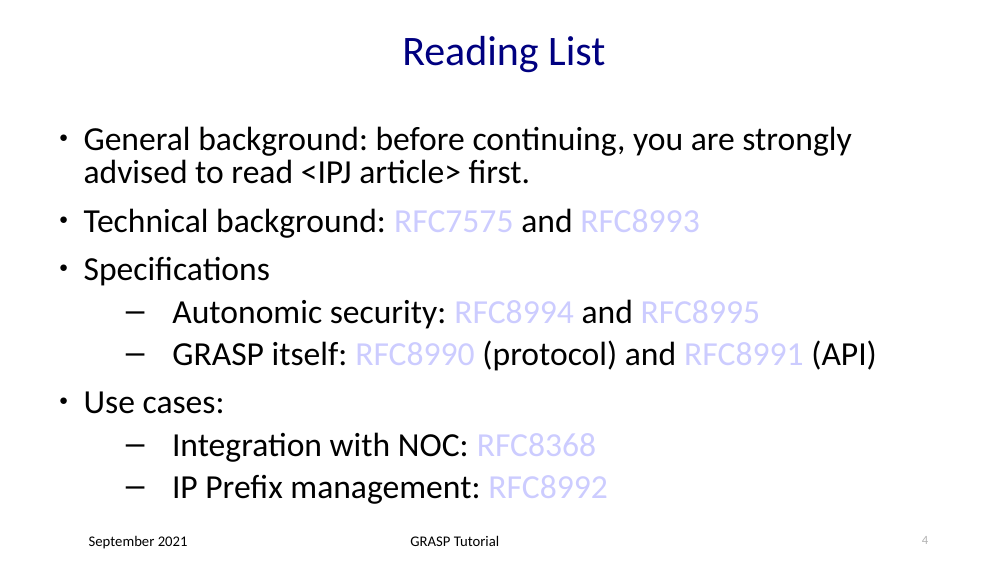
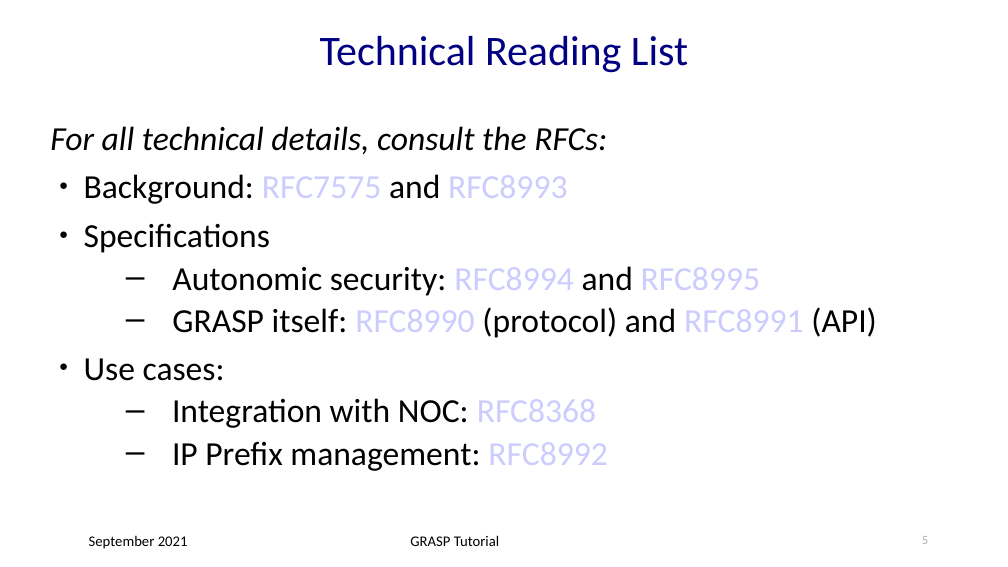
Before and after one commit to becarpenter/graspdoc, a slide deck: slide 5 of GRASP-tutorial.ppt (slide 4 before the commit). Drawn at 1008x567 pixels with LibreOffice and Linux fonts; fonts in the diff are those of the drawing. Boxes give left, top, right and bottom in pixels: in the first picture for what was removed or moved away, otherwise in the second. Text is boxed around its words. In the diff, an @@ line names an element or a change of style, - is before the commit and + after.

```diff
--- a/GRASP-tutorial.ppt
+++ b/GRASP-tutorial.ppt
@@ title at bbox=[320, 36, 688, 73]: text changed @@
-Reading List
+Technical Reading List
@@ text at bbox=[50, 126, 607, 204]: text changed; italic on @@
-● General background: before continuing, you are strongly advised to read <IPJ article> first.
-● Technical background: RFC7575 and RFC8993
+For all technical details, consult the RFCs:
+● Background: RFC7575 and RFC8993
@@ page number at bbox=[922, 536, 928, 544]: text changed @@
-4
+5
```
Also in this commit, not shown: 2 other slides changed, 1 slide added, 2 other files.
